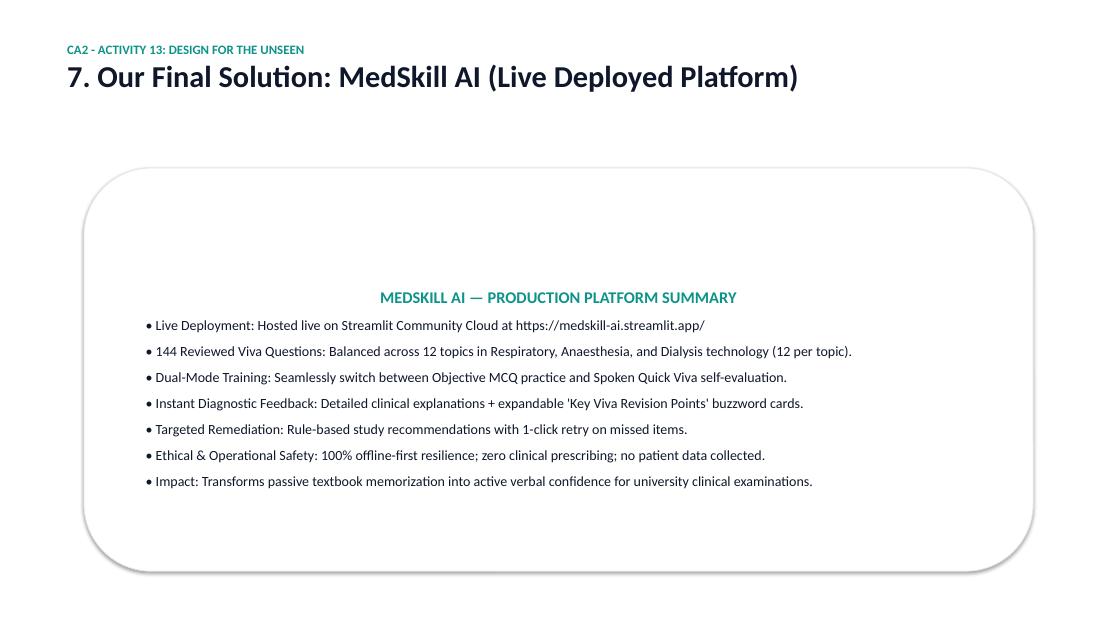
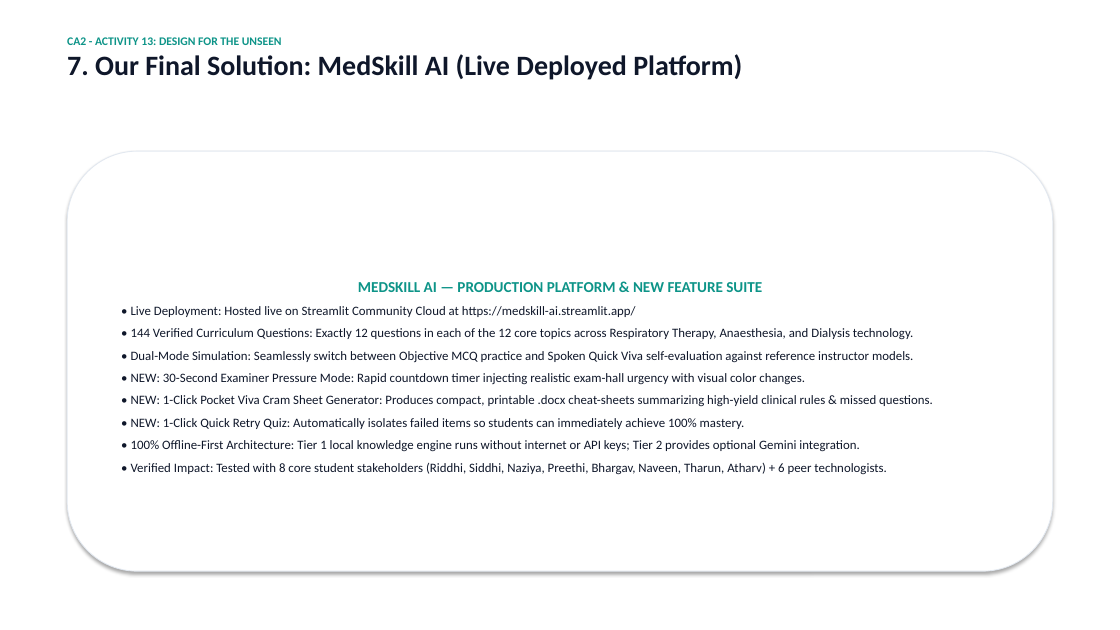
Before and after one commit to Tarun-Teja-74/MEDskill-ai, a slide deck: slide 8 of MedSkill_AI_Final_Presentation.pptx. Drawn at 1120x630 pixels with LibreOffice and Linux fonts; fonts in the diff are those of the drawing. Boxes give left, top, right and bottom in pixels: in the first picture for what was removed or moved away, otherwise in the second. Text is boxed around its words. In the diff, an @@ line names an element or a change of style, - is before the commit and + after.

Commit message:
Add Chatbot vs Dedicated Viva Trainer comparative analysis, 30s timer, and cram sheet features across presentation and report

```diff
--- a/MedSkill_AI_Final_Presentation.pptx
+++ b/MedSkill_AI_Final_Presentation.pptx
@@ text "CA2 - ACTIVITY 13: DESIGN ...": place and size @@
-text "CA2 - ACTIVITY 13: DESIGN ..." at <box>67,45,798,92</box>
+text "CA2 - ACTIVITY 13: DESIGN ..." at <box>67,37,742,80</box>
@@ text "CA2 - ACTIVITY 13: DESIGN ..." at <box>67,37,742,80</box>: size 11 to 10 pt in "CA2 - ACTIVITY 13: DESIGN FOR THE ..."; size 26 to 24 pt in "7. Our Final Solution: MedSkill AI (Live ..." @@
@@ rounded rectangle "MEDSKILL AI — PRODUCTION PLATFORM ...": place and size @@
-rounded rectangle "MEDSKILL AI — PRODUCTION PLATFORM ..." at <box>84,168,1033,571</box>
+rounded rectangle "MEDSKILL AI — PRODUCTION PLATFORM ..." at <box>67,151,1053,571</box>
@@ text in rounded rectangle at <box>358,282,762,292</box>: text changed; size 14 to 13 pt @@
-MEDSKILL AI — PRODUCTION PLATFORM SUMMARY
+MEDSKILL AI — PRODUCTION PLATFORM & NEW FEATURE SUITE
@@ text in rounded rectangle at <box>131,328,933,475</box>: text changed; size 12 to 11 pt @@
-• 144 Reviewed Viva Questions: Balanced across 12 topics in Respiratory, Anaesthesia, and Dialysis technology (12 per topic).
-• Dual-Mode Training: Seamlessly switch between Objective MCQ practice and Spoken Quick Viva self-evaluation.
-• Instant Diagnostic Feedback: Detailed clinical explanations + expandable 'Key Viva Revision Points' buzzword cards.
-• Targeted Remediation: Rule-based study recommendations with 1-click retry on missed items.
-• Ethical & Operational Safety: 100% offline-first resilience; zero clinical prescribing; no patient data collected.
-• Impact: Transforms passive textbook memorization into active verbal confidence for university clinical examinations.
+• 144 Verified Curriculum Questions: Exactly 12 questions in each of the 12 core topics across Respiratory Therapy, Anaesthesia, and Dialysis technology.
+• Dual-Mode Simulation: Seamlessly switch between Objective MCQ practice and Spoken Quick Viva self-evaluation against reference instructor models.
+• NEW: 30-Second Examiner Pressure Mode: Rapid countdown timer injecting realistic exam-hall urgency with visual color changes.
+• NEW: 1-Click Pocket Viva Cram Sheet Generator: Produces compact, printable .docx cheat-sheets summarizing high-yield clinical rules & missed questions.
+• NEW: 1-Click Quick Retry Quiz: Automatically isolates failed items so students can immediately achieve 100% mastery.
+• 100% Offline-First Architecture: Tier 1 local knowledge engine runs without internet or API keys; Tier 2 provides optional Gemini integration.
+• Verified Impact: Tested with 8 core student stakeholders (Riddhi, Siddhi, Naziya, Preethi, Bhargav, Naveen, Tharun, Atharv) + 6 peer technologists.
@@ text in rounded rectangle at <box>131,306,636,317</box>: size 12 to 11 pt in "• Live Deployment: Hosted live on Streamlit ..."; less space between paragraphs @@
```
Also in this commit, not shown: 5 other slides changed, 2 slides added, 2 slides removed, 4 other files.
